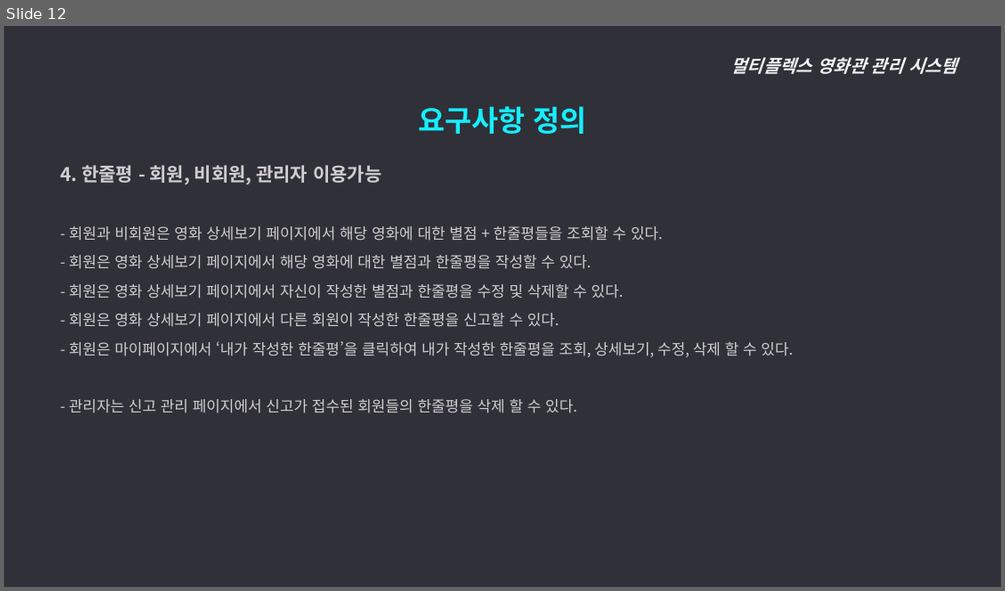
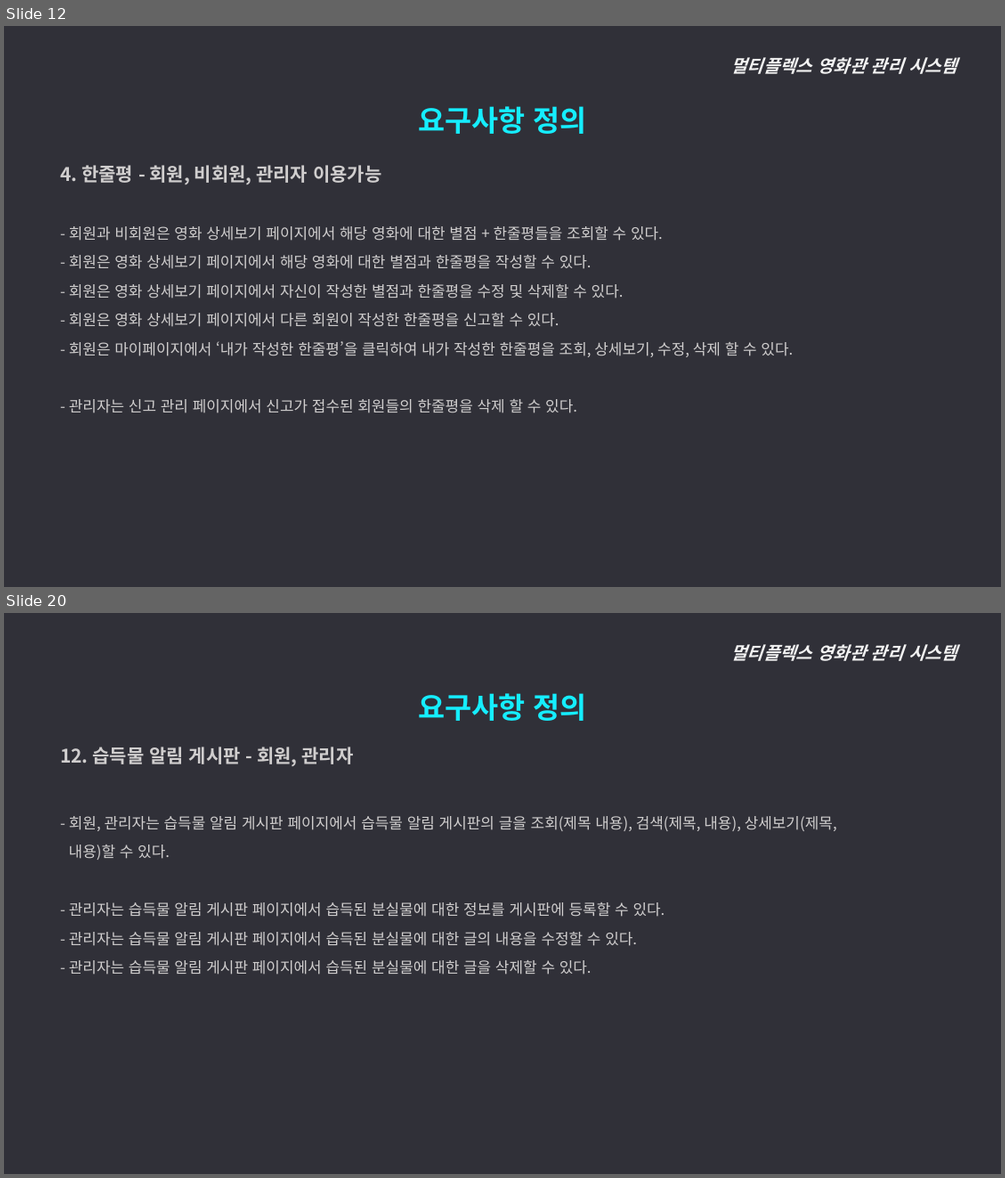
Before and after one commit to ywc-412/MultiplexTeamProject, a slide deck: 2조 시스템개요, 요구사항 정의.pptx. Shown one above the other, each under a label of ours: slide 12 before the commit, slides 12 and 20 after it; the slides between them are not shown. The pictures are 1005x591 and 1005x1178 pixels, drawn with LibreOffice and Linux fonts; fonts in the diff are those of the drawing. Boxes give left, top, right and bottom in pixels: in the first picture for what was removed or moved away, otherwise in the second. Text is boxed around its words. In the diff, an @@ line names an element or a change of style, - is before the commit and + after.

Commit message:
요구사항정의 수정본

```diff
--- a/2조 시스템개요, 요구사항 정의.pptx
+++ b/2조 시스템개요, 요구사항 정의.pptx
@@ slide 20 added at [4,613,1001,1174], background #303038 @@
@@ text added at [731,644,957,661], 17 pt, text #F2F2F2, bold, italic @@
+멀티플렉스 영화관 관리 시스템
@@ text added at [418,693,587,721], 28 pt, text #15EEFF, bold @@
+요구사항 정의
@@ text added at [60,747,837,974], 14.5 pt, text #D0CECE @@
+  12. 습득물 알림 게시판 - 회원, 관리자
+  - 회원, 관리자는 습득물 알림 게시판 페이지에서 습득물 알림 게시판의 글을 조회(제목 내용), 검색(제목, 내용), 상세보기(제목,
+  내용)할 수 있다.
+  - 관리자는 습득물 알림 게시판 페이지에서 습득된 분실물에 대한 정보를 게시판에 등록할 수 있다.
+  - 관리자는 습득물 알림 게시판 페이지에서 습득된 분실물에 대한 글의 내용을 수정할 수 있다.
+  - 관리자는 습득물 알림 게시판 페이지에서 습득된 분실물에 대한 글을 삭제할 수 있다.
```
Also in this commit, not shown: 8 slides changed, 4 other slides added.
